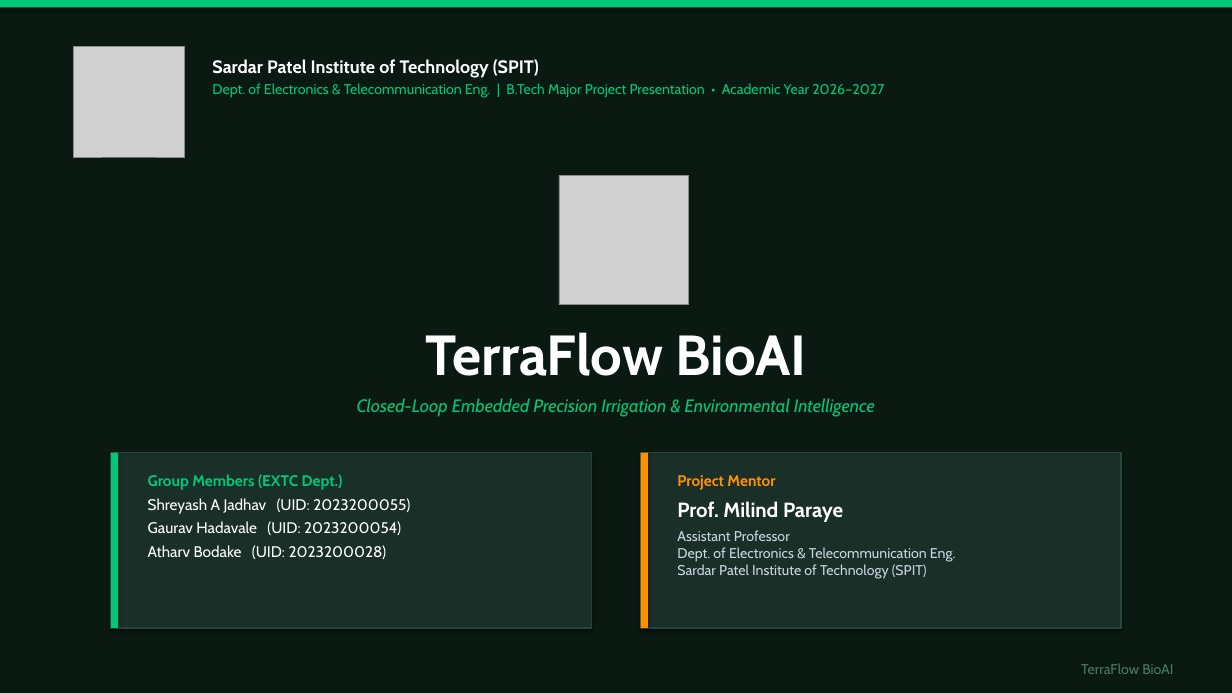
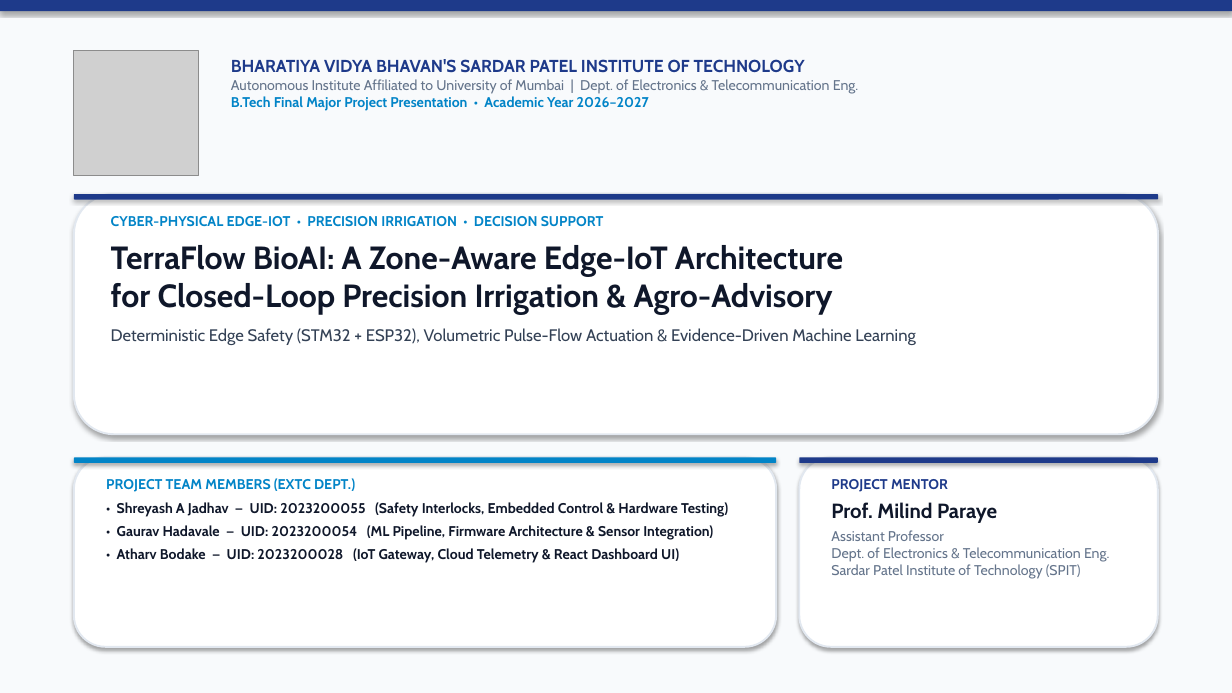
Before and after one commit to gauravhadavale07/TerraFlow_BioAI, a slide deck: slide 1 of TerraFlow_BioAI_SPIT_Major_Project.pptx. Drawn at 1232x693 pixels with LibreOffice and Linux fonts; fonts in the diff are those of the drawing; grey boxes stand for pictures. Boxes give left, top, right and bottom in pixels: in the first picture for what was removed or moved away, otherwise in the second. Text is boxed around its words. In the diff, an @@ line names an element or a change of style, - is before the commit and + after.

```diff
--- a/TerraFlow_BioAI_SPIT_Major_Project.pptx
+++ b/TerraFlow_BioAI_SPIT_Major_Project.pptx
@@ rectangle at [0, 0, 1232, 693]: fill #0A1A13 to #F8FAFC @@
@@ rectangle: place and size @@
-rectangle at [0, 0, 1232, 7]
+rectangle at [0, 0, 1232, 11]
@@ rectangle at [0, 0, 1232, 11]: fill #00C879 to #1E3A8A @@
@@ picture: place and size @@
-picture at [74, 46, 185, 157]
+picture at [74, 51, 199, 176]
@@ text at [231, 59, 859, 111]: text changed; text colour #00C879 to #64748B; bold on @@
-Sardar Patel Institute of Technology (SPIT)
-Dept. of Electronics & Telecommunication Eng. | B.Tech Major Project Presentation • Academic Year 2026–2027
+BHARATIYA VIDYA BHAVAN'S SARDAR PATEL INSTITUTE OF TECHNOLOGY
+Autonomous Institute Affiliated to University of Mumbai | Dept. of Electronics & Telecommunication Eng.
+B.Tech Final Major Project Presentation • Academic Year 2026–2027
@@ picture removed at [559, 176, 689, 305] @@
@@ rounded rectangle added at [74, 194, 1158, 434], fill #FFFFFF, outline #E2E8F0 1.5 pt @@
@@ rounded rectangle added at [74, 194, 1158, 200], fill #1E3A8A @@
@@ text at [111, 216, 915, 345]: text changed; size 14 to 13 pt; text colour #00C879 to #334155; bold on; italic off @@
-TerraFlow BioAI
-Closed-Loop Embedded Precision Irrigation & Environmental Intelligence
+CYBER-PHYSICAL EDGE-IOT • PRECISION IRRIGATION • DECISION SUPPORT
+TerraFlow BioAI: A Zone-Aware Edge-IoT Architecture
+for Closed-Loop Precision Irrigation & Agro-Advisory
+Deterministic Edge Safety (STM32 + ESP32), Volumetric Pulse-Flow Actuation & Evidence-Driven Machine Learning
@@ rounded rectangle: place and size @@
-rounded rectangle at [111, 453, 592, 628]
+rounded rectangle at [74, 457, 776, 647]
@@ rounded rectangle at [74, 457, 776, 647]: rectangle to rounded rectangle; fill #1A2F28 to #FFFFFF; outline #26443A 1.2 pt to #E2E8F0 1.5 pt @@
@@ rounded rectangle added at [74, 457, 776, 463], fill #0284C7 @@
@@ text at [106, 478, 728, 563]: text changed; size 12 to 11 pt; text colour #FFFFFF to #0F172A; bold on @@
-Group Members (EXTC Dept.)
-Shreyash A Jadhav (UID: 2023200055)
-Gaurav Hadavale (UID: 2023200054)
-Atharv Bodake (UID: 2023200028)
+PROJECT TEAM MEMBERS (EXTC DEPT.)
+• Shreyash A Jadhav — UID: 2023200055 (Safety Interlocks, Embedded Control & Hardware Testing)
+• Gaurav Hadavale — UID: 2023200054 (ML Pipeline, Firmware Architecture & Sensor Integration)
+• Atharv Bodake — UID: 2023200028 (IoT Gateway, Cloud Telemetry & React Dashboard UI)
@@ rectangle removed at [111, 453, 118, 628] @@
@@ rectangle removed at [640, 453, 648, 628] @@
@@ rounded rectangle at [799, 457, 1158, 647]: rectangle to rounded rectangle; fill #1A2F28 to #FFFFFF; outline #26443A 1.2 pt to #E2E8F0 1.5 pt @@
@@ rounded rectangle: place and size @@
-rounded rectangle at [640, 453, 1121, 628]
+rounded rectangle at [799, 457, 1158, 647]
@@ rounded rectangle added at [799, 457, 1158, 463], fill #1E3A8A @@
@@ text "PROJECT MENTOR": place and size @@
-text "PROJECT MENTOR" at [677, 475, 956, 578]
+text "PROJECT MENTOR" at [831, 479, 1110, 579]
@@ text at [831, 479, 948, 492]: text changed; size 12 to 11 pt; text colour #FF9100 to #1E3A8A @@
-Project Mentor
+PROJECT MENTOR
@@ text at [831, 502, 1110, 579]: text colour #FFFFFF to #0F172A in "Prof. Milind Paraye"; text colour #CBD5E1 to #64748B in "Assistant Professor Dept. of Electronics & Telecommunication ..."; less space between paragraphs @@
@@ text removed at [1081, 663, 1173, 674] @@
-TerraFlow BioAI
```
Also in this commit, not shown: 2 other slides changed, 6 slides added, 4 slides removed, 13 other files.
